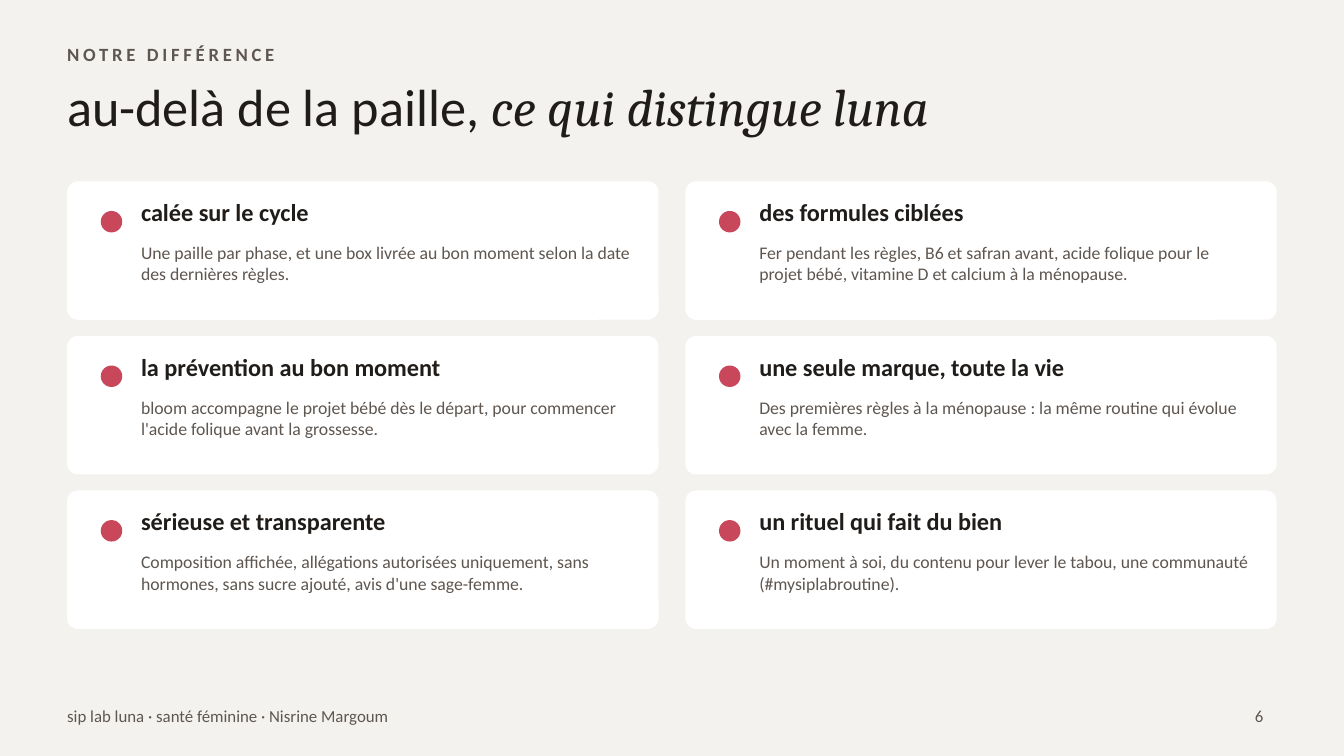
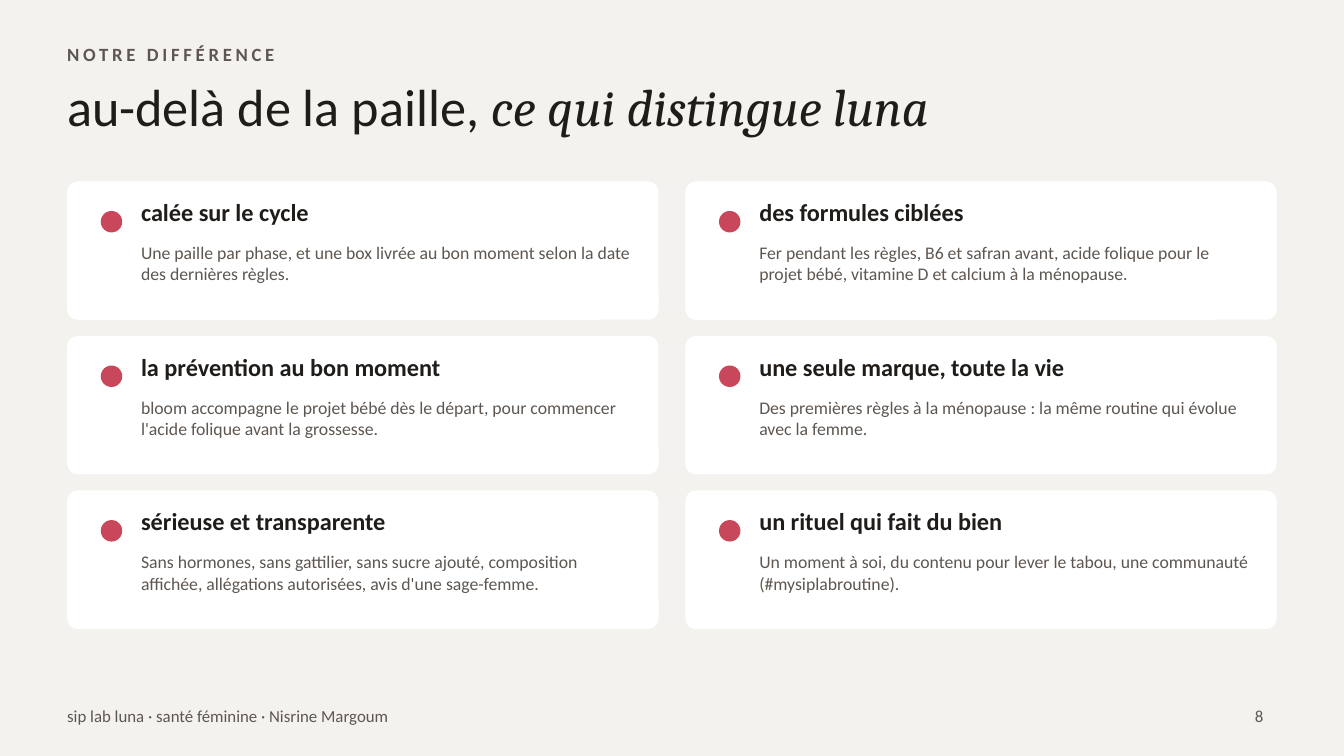
Before and after one commit to nisrine-max/mon-sitee, a slide deck: slide 8 of pitch/siplab-luna-problematique.pptx (slide 6 before the commit). Drawn at 1344x756 pixels with LibreOffice and Linux fonts; fonts in the diff are those of the drawing. Boxes give left, top, right and bottom in pixels: in the first picture for what was removed or moved away, otherwise in the second. Text is boxed around its words. In the diff, an @@ line names an element or a change of style, - is before the commit and + after.

```diff
--- a/pitch/siplab-luna-problematique.pptx
+++ b/pitch/siplab-luna-problematique.pptx
@@ text at (141, 555, 578, 593): text changed @@
-Composition affichée, allégations autorisées uniquement, sans hormones, sans sucre ajouté, avis d'une sage-femme.
+Sans hormones, sans gattilier, sans sucre ajouté, composition affichée, allégations autorisées, avis d'une sage-femme.
@@ page number at (1255, 710, 1264, 722): text changed @@
-6
+8
```
Also in this commit, not shown: 3 slides added, 1 slide removed.
